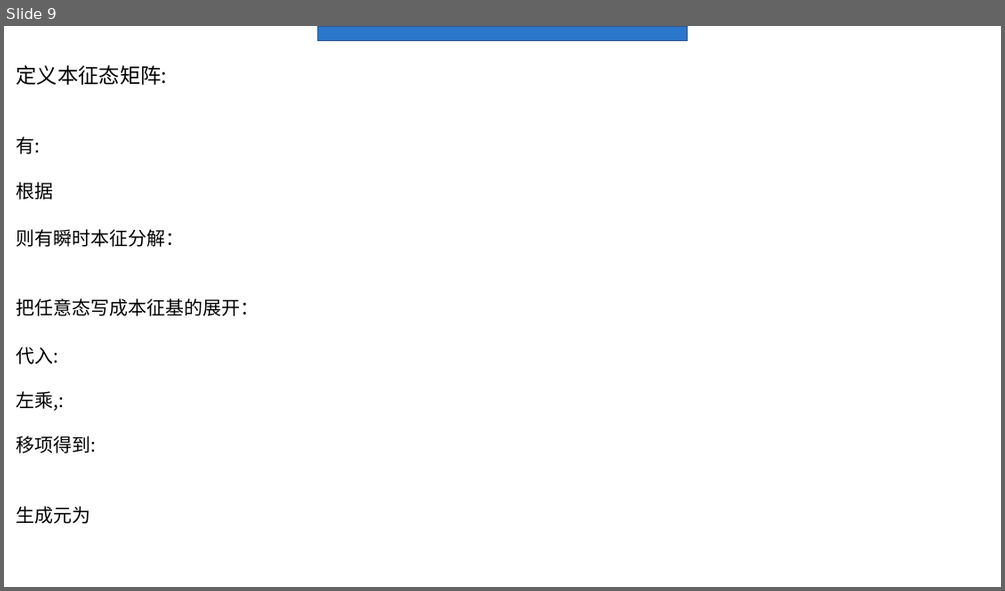
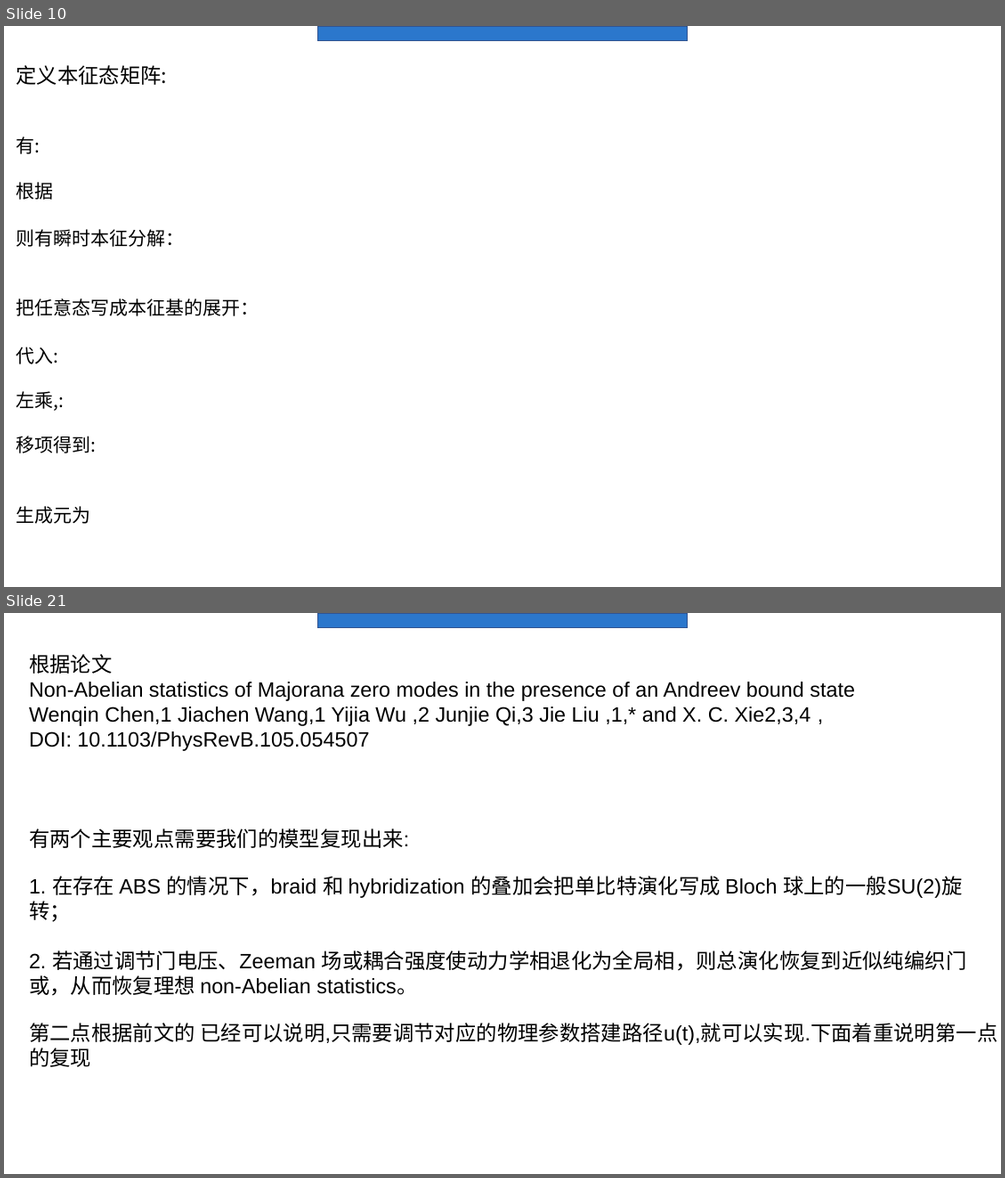
Before and after one commit to Asice-Cloud/quantummmm, a slide deck: y2.pptx. Shown one above the other, each under a label of ours: slide 9 before the commit, slides 10 and 21 after it; the slides between them are not shown. The pictures are 1005x591 and 1005x1178 pixels, drawn with LibreOffice and Linux fonts; fonts in the diff are those of the drawing. Boxes give left, top, right and bottom in pixels: in the first picture for what was removed or moved away, otherwise in the second. Text is boxed around its words. In the diff, an @@ line names an element or a change of style, - is before the commit and + after.

```diff
--- a/y2.pptx
+++ b/y2.pptx
@@ slide 21 added at bbox=[4, 613, 1001, 1174], background #FFFFFF; not listed: 1 template element that a slide beside it also shows @@
@@ text added at bbox=[29, 654, 997, 1067], 20 pt, text #000000 @@
+根据论文
+Non-Abelian statistics of Majorana zero modes in the presence of an Andreev bound state
+Wenqin Chen,1 Jiachen Wang,1 Yijia Wu ,2 Junjie Qi,3 Jie Liu ,1,* and X. C. Xie2,3,4 ,
+DOI: 10.1103/PhysRevB.105.054507
+有两个主要观点需要我们的模型复现出来:
+1. 在存在 ABS 的情况下，braid 和 hybridization 的叠加会把单比特演化写成 Bloch 球上的一般SU(2)旋转；
+2. 若通过调节门电压、Zeeman 场或耦合强度使动力学相退化为全局相，则总演化恢复到近似纯编织门 或，从而恢复理想 non-Abelian statistics。
+第二点根据前文的 已经可以说明,只需要调节对应的物理参数搭建路径u(t),就可以实现.下面着重说明第一点的复现
@@ what was slide 9 is now slide 10 @@
```
Also in this commit, not shown: 5 slides changed, 11 other slides added, 1 slide removed, 11 other files.
